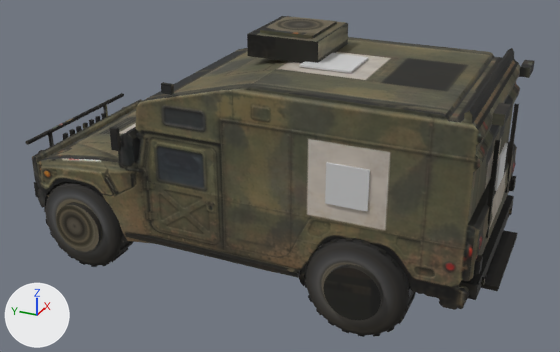
Two versions of the glTF model godot/assets/units3d/hmmwv_medical/hmmwv_medical.glb, one commit apart.
Camera for both pictures: a camera (50 mm lens) standing at (-7.34, -3.4, 4.71) and looking at (-0.08, -0.14, 1.07). Arrows for +X, +Y and +Z are at lower left; the lights stay in place. The older version comes first. Where no turn or scale is listed for an object, it has been applied to the vertices. Vertices at exactly the same position are counted once.

Objects in the first picture: 'Hull', 'WheelFL', 'WheelRL'.
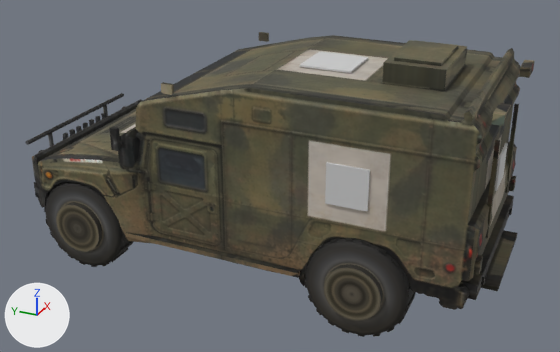
Patch to the scene script:
```diff
--- a/godot/assets/units3d/hmmwv_medical/hmmwv_medical.glb.py
+++ b/godot/assets/units3d/hmmwv_medical/hmmwv_medical.glb.py
@@ me_hull @@
 # used by ob_hull; location = (0.0, 0.0, 0.0)
-me_hull.from_pydata(...)  # 1140 vertices, 2100 faces; spans x -1.28..1.28, y -2.7..2.7, z 0.37..2.71
+me_hull.from_pydata(...)  # 1140 vertices, 2100 faces; spans x -1.28..1.28, y -2.7..2.7, z 0.37..2.67
+# me_hull part 1: the loose piece of 8 vertices spanning x -0.15..0.75, y -0.59..0.21, z 2.44..2.68 is scaled about its middle by (1, 0.75, 1), then moved by (-0.3, -1.48, -0.04)
+# me_hull part 2: the loose piece of 8 vertices spanning x -0.05..0.65, y -0.49..0.11, z 2.67..2.71 is scaled about its middle by (1, 0.75, 1), then moved by (-0.3, -1.48, -0.04)
+# me_hull part 3: texture (UV) coordinates of 1378 of 2100 faces, centred in x -1.28..1.28, y -2.7..2.69, z 0.37..2.71, changed; they spanned u 0.0..0.98, v 0.0..1.0 and now span u 0.0..1.0, v 0.0..1.0
 me_hull.materials.append(mat_sa_hmmwvmedical)
@@ me_wheelrl @@
 me_wheelrl.from_pydata(...)  # 584 vertices, 1076 faces; spans x -0.23..0.165, y -0.54..0.54, z -0.54..0.54
 # used by ob_wheelrl; location = (-1.0, -1.418, 0.533)
+# me_wheelrl part 4: texture (UV) coordinates of 1076 of 1076 faces, centred in x -0.23..0.165, y -0.537..0.537, z -0.537..0.537, changed; they spanned u 0.0..0.99, v 0.0..1.0 and now span u 0.0..0.99, v 0.0..1.0
 me_wheelrl.materials.append(mat_sa_hmmwvmedical)
```

What differs and where, as boxes (x1, y1, x2, y2) in the pictures (560 x 352 px; the box of a moved part takes in the faces that stretch with it):
'Hull', reshaped, surface changed: before (25, 16, 534, 310); after (25, 32, 534, 310)
part 1 of me_hull, moved or reshaped: before (247, 16, 348, 63); after (382, 40, 467, 91)
part 2 of me_hull, moved or reshaped: before (260, 16, 337, 39); after (394, 40, 458, 66)
part 3 of me_hull, surface changed: before (25, 16, 534, 292); after (25, 32, 534, 292)
part 4 of me_wheelrl, surface changed (lighter): (305, 238, 413, 323) in both
